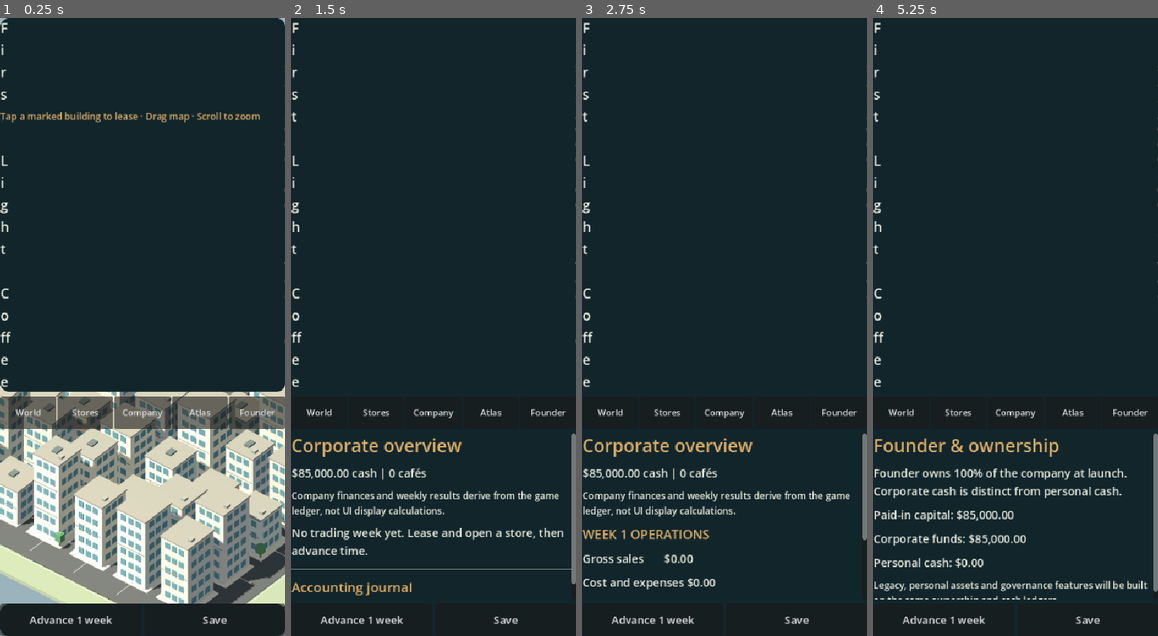
Above: before the commit, frames 1-4 (left to right).
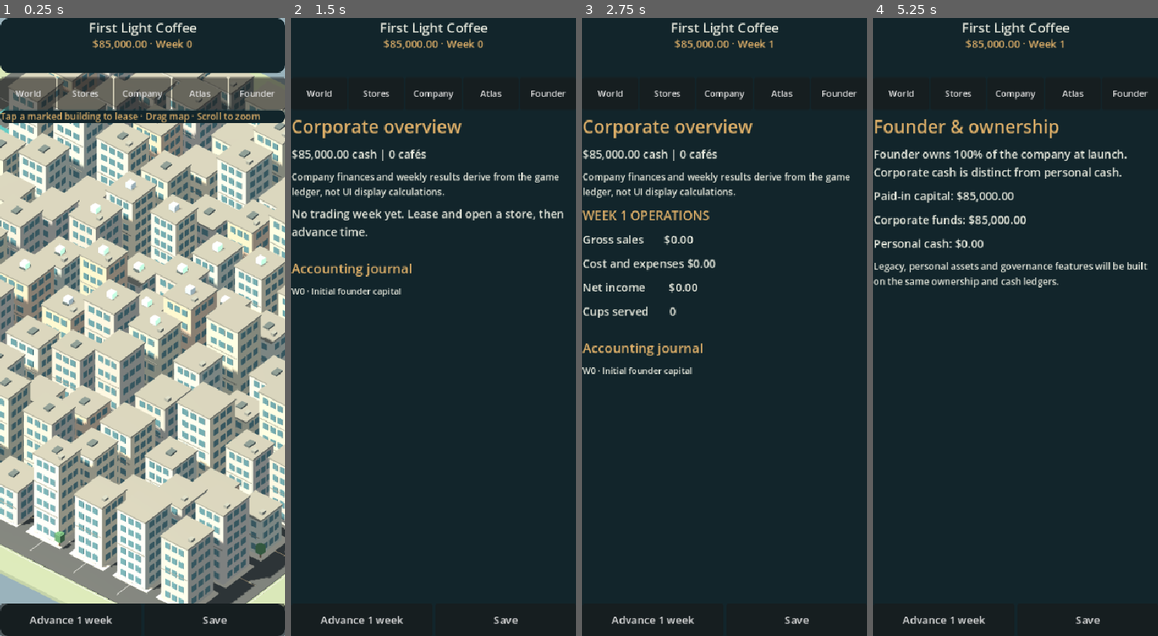
Above: after the commit, the same moments.

Repository: shepgleis-create/Global-Caf-Empire
Game: Godot game, scene res://scenes/Main.tscn
Same seed, same stepped clock (60 frames per second), same inputs: the game is played once before the commit and once after it.
Inputs:
- Up to frame 1 (0.25 s): no input
- Up to frame 2 (1.5 s): click "Stores" at 0.5 s; click "Company" at 1.25 s
- Up to frame 3 (2.75 s): click "Advance 1 week" at 2 s
- Up to frame 4 (5.25 s): click "World" at 2.75 s; click "Atlas" at 3.5 s; click "Travel / select city" at 4.25 s; click "Founder" at 5 s

The runs differ from the first frame. In frame 1, 55% of the frame differs, in the area x 0-100%, y 0-67%; in frame 2, 9.3%; in frame 3, 9.3%; in frame 4, 11%.

Commit message:
Fix portrait UI layout: prevent header compression and excessive vertical overflow

Diff:
--- a/scripts/Main.gd
+++ b/scripts/Main.gd
@@ -265,13 +265,18 @@
  colorset(top,DARK)
  top.custom_minimum_size=Vector2(0,82)
  overlay.add_child(top)
- var header=HBoxContainer.new()
- header.add_theme_constant_override("separation",6)
+ var header=VBoxContainer.new()
+ header.add_theme_constant_override("separation",0)
  top.add_child(header)
- var bname=game["company"]
- header.add_child(txt(str(bname),21))
- header.add_spacer(false)
- status=txt("%s · Week %d" % [money(int(game["cash"])),int(game["week"])],14,GOLD)
+ var bname=txt(str(game["company"]),20)
+ bname.autowrap_mode=TextServer.AUTOWRAP_OFF
+ bname.text_overrun_behavior=TextServer.OVERRUN_TRIM_ELLIPSIS
+ bname.horizontal_alignment=HORIZONTAL_ALIGNMENT_CENTER
+ header.add_child(bname)
+ status=txt("%s · Week %d" % [money(int(game["cash"])),int(game["week"])],16,GOLD)
+ status.autowrap_mode=TextServer.AUTOWRAP_OFF
+ status.text_overrun_behavior=TextServer.OVERRUN_TRIM_ELLIPSIS
+ status.horizontal_alignment=HORIZONTAL_ALIGNMENT_CENTER
  header.add_child(status)
  var tabs=HBoxContainer.new()
  tabs.add_theme_constant_override("separation",2)
